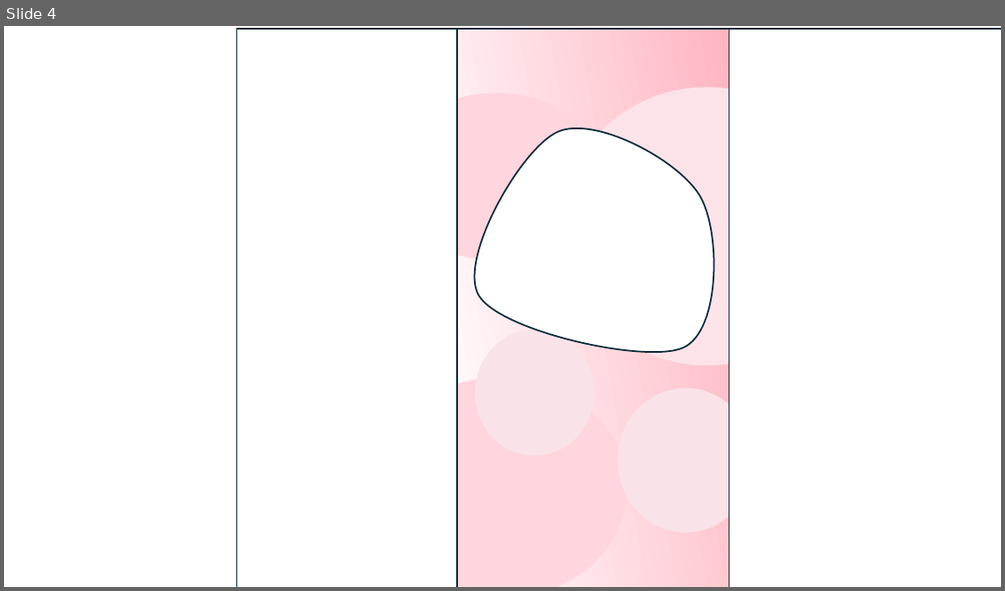
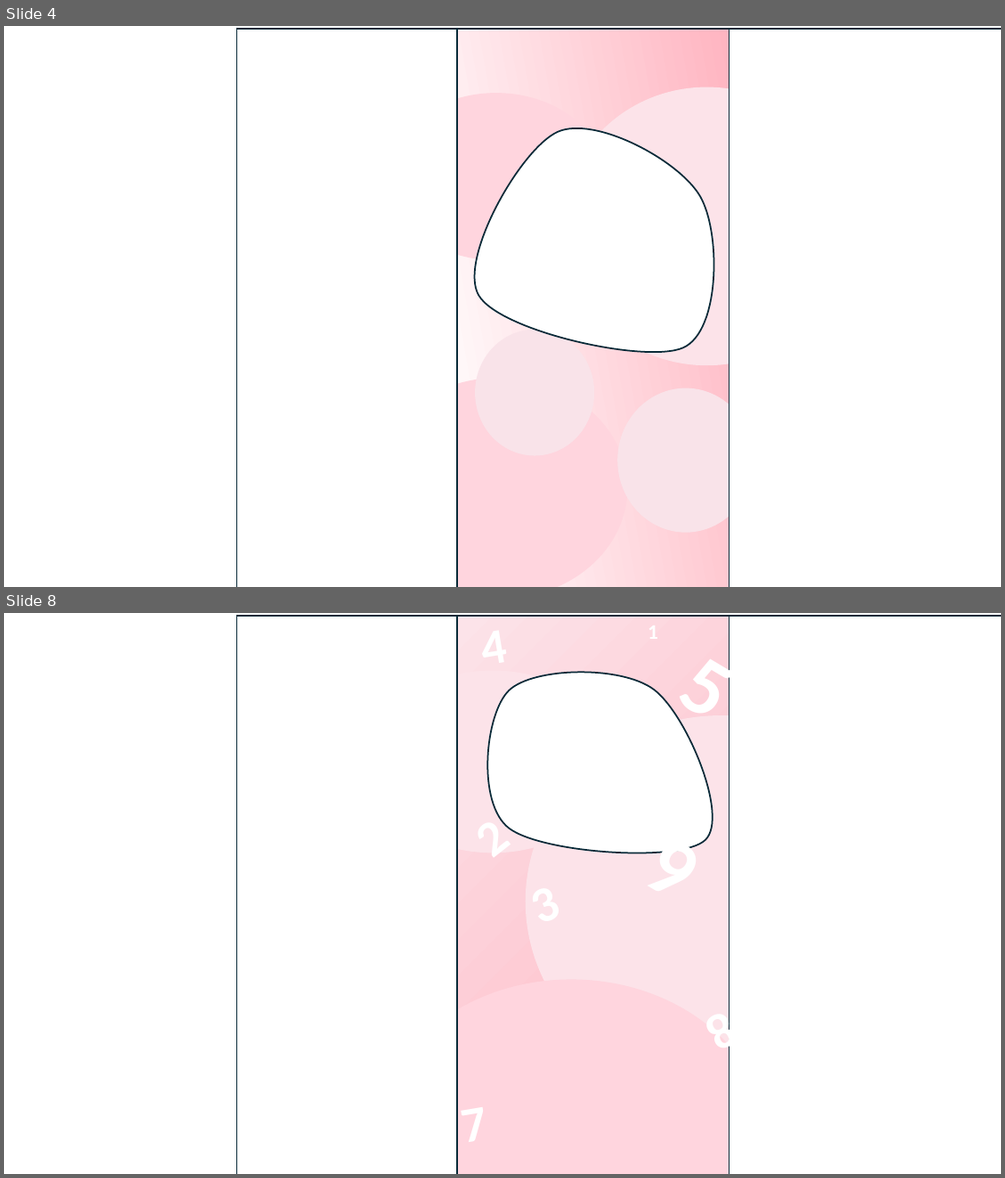
Before and after one commit to hungnh219/sudoku, a slide deck: design.pptx. Shown one above the other, each under a label of ours: slide 4 before the commit, slides 4 and 8 after it; the slides between them are not shown. The pictures are 1005x591 and 1005x1178 pixels, drawn with LibreOffice and Linux fonts; fonts in the diff are those of the drawing. Boxes give left, top, right and bottom in pixels: in the first picture for what was removed or moved away, otherwise in the second. Text is boxed around its words. In the diff, an @@ line names an element or a change of style, - is before the commit and + after.

```diff
--- a/design.pptx
+++ b/design.pptx
@@ slide 8 added at (4,613,1001,1174), background #FFFFFF @@
@@ rectangle added at (236,616,456,1174), fill #FFFFFF, outline #092A39 1.5 pt @@
@@ rectangle added at (457,616,729,1174), fill gradient #FCE3E9 to #FFB5C1 to #FF617B, outline #092A39 1.5 pt @@
@@ rectangle added at (729,616,1001,1174), fill #FFFFFF, outline #092A39 1.5 pt @@
@@ text added at (674,659,711,721), 80 pt, text #FFFFFF, bold @@
+5
@@ ellipse added at (372,671,615,853), fill #FCE3E9 @@
@@ freeform shape added at (488,672,713,853), fill #FFFFFF, outline #092A39 1.5 pt @@
@@ ellipse added at (526,715,916,1087), fill #FCE3E9 @@
@@ text added at (493,818,512,831), 48 pt, text #FFFFFF, bold @@
+2
@@ text added at (640,851,677,854), 80 pt, text #FFFFFF, bold @@
+9
@@ ellipse added at (374,980,769,1174), fill #FFD5DE @@
```
Also in this commit, not shown: 3 other slides added, 1 other file.
